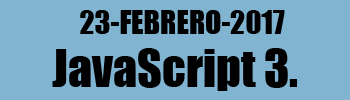
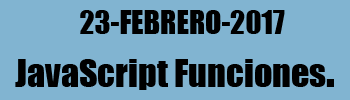
The second 350px x 100px image is a revision of the first. Changes to its layers:
renamed "JavaScript 3." to "JavaScript Funciones.", painted on it over [15, 48, 334, 91]
